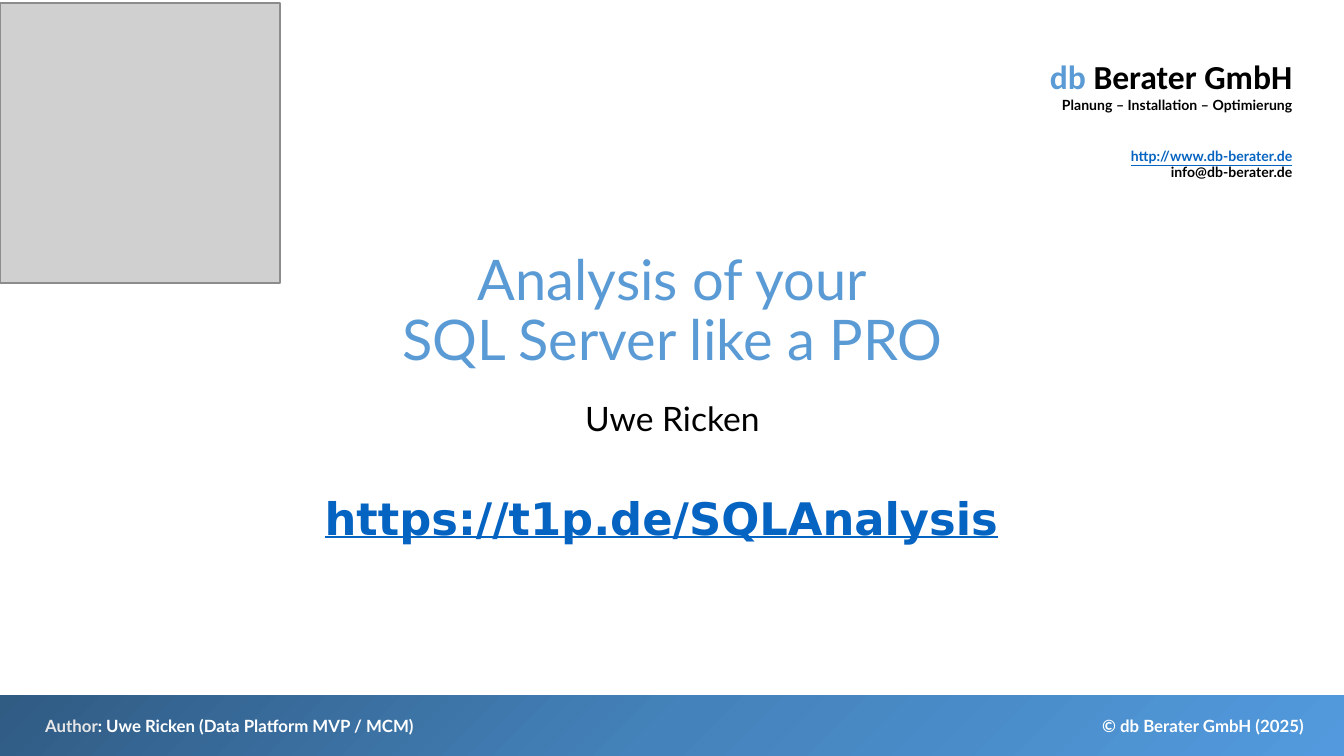
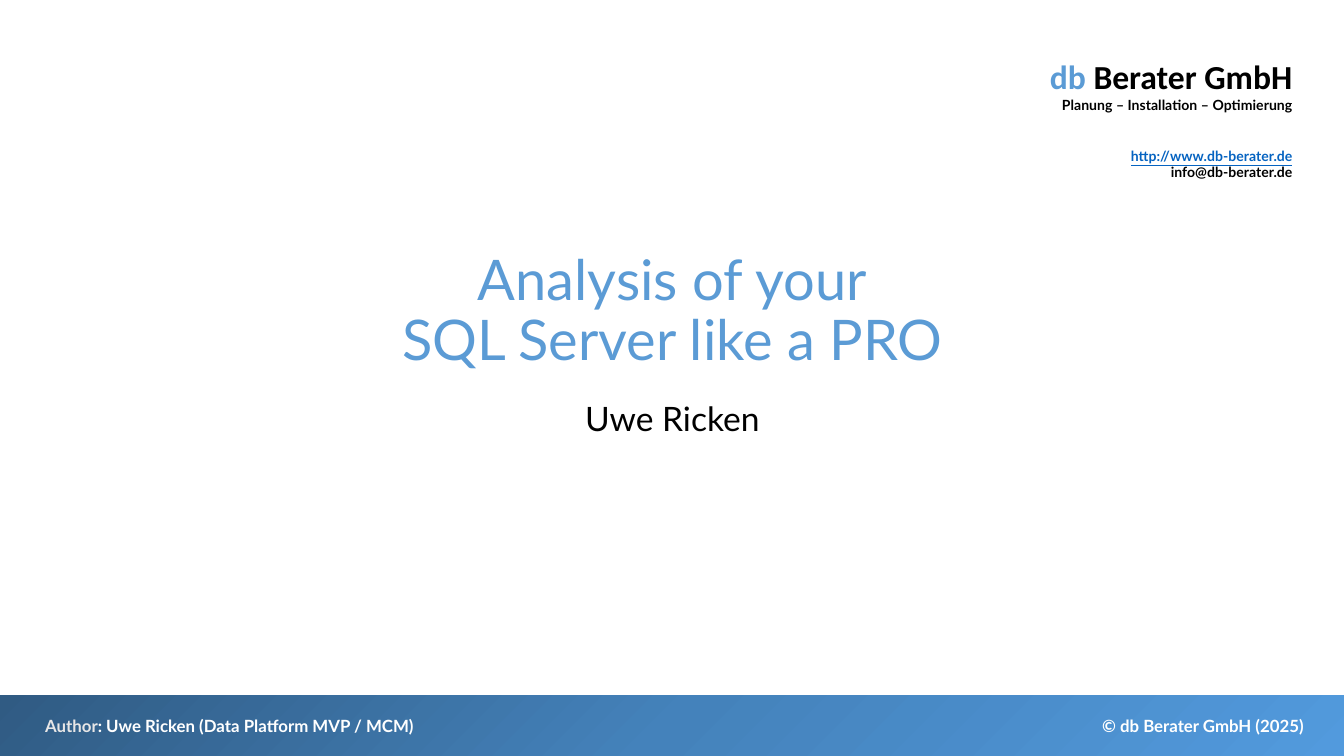
Before and after one commit to db-berater/Analyze-and-Optimize-SQL-Server, a slide deck: slide 1 of 01 - Documents and Preparation/Analysis of SQL Server.pptx. Drawn at 1344x756 pixels with LibreOffice and Linux fonts; fonts in the diff are those of the drawing; grey boxes stand for pictures. Boxes give left, top, right and bottom in pixels: in the first picture for what was removed or moved away, otherwise in the second. Text is boxed around its words. In the diff, an @@ line names an element or a change of style, - is before the commit and + after.

```diff
--- a/01 - Documents and Preparation/Analysis of SQL Server.pptx
+++ b/01 - Documents and Preparation/Analysis of SQL Server.pptx
@@ picture removed at (0, 3, 280, 282) @@
@@ text removed at (325, 501, 998, 545) @@
-https://t1p.de/SQLAnalysis
```
Also in this commit, not shown: 3 slides removed.
